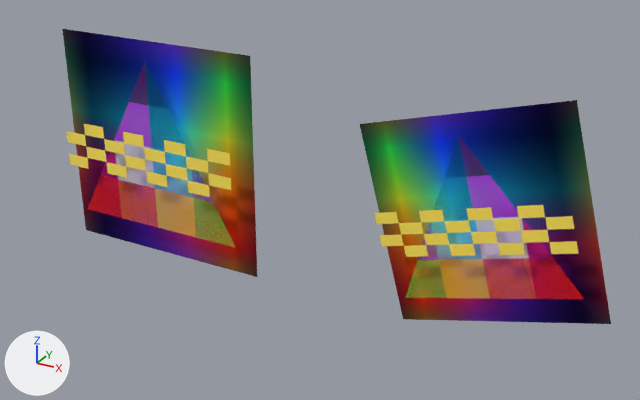
One commit to the glTF model extra/test/data/model-loader.gltf: the scene before it, then after it.
Both versions are drawn from a camera (50 mm lens) standing at (3.0, -5.24, 2.51) and looking at (0.17, -0.1, -0.06). Every picture has the same lights, and +X, +Y and +Z are marked at lower left. The older version comes first.

In view in the first picture: 'mirrored', 'primary'.
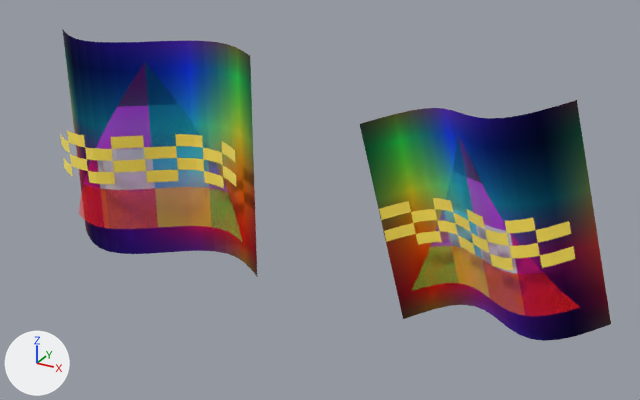
The change, as JSON lines over the scene's bpy script:
```json
{"block": "me_showcase", "where": "# used by ob_primary; parent = ob_root; location = (-1.35, 0.0, 0.0); scale = (0.9, 0.9, 0.9)"}
{"op": "remove", "block": "me_showcase", "code": "me_showcase.from_pydata(...)  # 24 vertices, 5 faces, 8 loose edges; spans x -1.18..1.18, y -0.4..0.0, z -1.18..1.18"}
{"op": "add", "block": "me_showcase", "code": "me_showcase.from_pydata(...)  # 133 vertices, 90 faces, 32 loose edges; spans x -1.18..1.18, y -0.65..0.25, z -1.18..1.18"}
{"block": "me_showcase", "change": "me_showcase part 1: a new loose piece of 34 vertices spanning x -0.9..0.9, y -0.45..0.05, z -0.22..0.22, in mat_checker_mask"}
{"block": "me_showcase", "change": "me_showcase part 2"}
{"block": "me_showcase", "change": "16 vertices are removed from x -1.18..1.18, y -0.4..-0.1, z -1.0..1.0"}
{"block": "me_showcase", "change": "5 faces are deleted"}
{"block": "me_showcase", "change": "8 loose edges are deleted"}
{"block": "me_showcase", "change": "76 vertices are added at x -1.18..1.18, y -0.65..0.25, z -1.16..1.16"}
{"block": "me_showcase", "change": "15 new vertices lie (0.0, 0.0, 2.0) away from vertices in x -0.88..0.88, y -0.25..0.25, z -1.0"}
{"block": "me_showcase", "change": "32 loose edges are added"}
{"block": "me_showcase", "change": "32 new faces join them, mat_surface_uv1"}
{"block": "me_showcase", "change": "26 new faces join them, mat_overlay_blend"}
```

What differs and where, as boxes (x1, y1, x2, y2) in the pictures (640 x 400 px):
```json
{"object": "mirrored", "change": "reshaped", "before": [360, 100, 611, 324], "after": [360, 100, 611, 341], "on screen": "8% taller"}
{"object": "primary", "change": "reshaped", "before": [62, 29, 257, 277], "after": [60, 29, 257, 276]}
{"part": 1, "of": "me_showcase", "change": "added", "after": [60, 130, 575, 270]}
{"part": 2, "of": "me_showcase", "change": "reshaped", "before": [62, 29, 611, 324], "after": [62, 29, 611, 341]}
```
